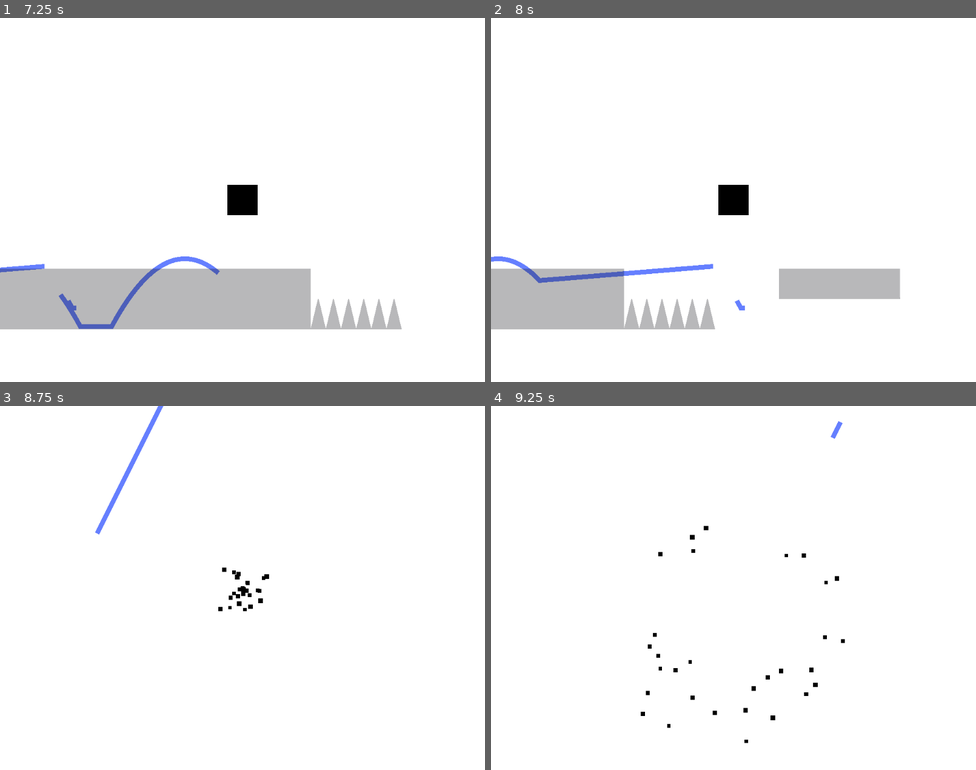
Above: before the commit, frames 1-4 (two rows, left to right).
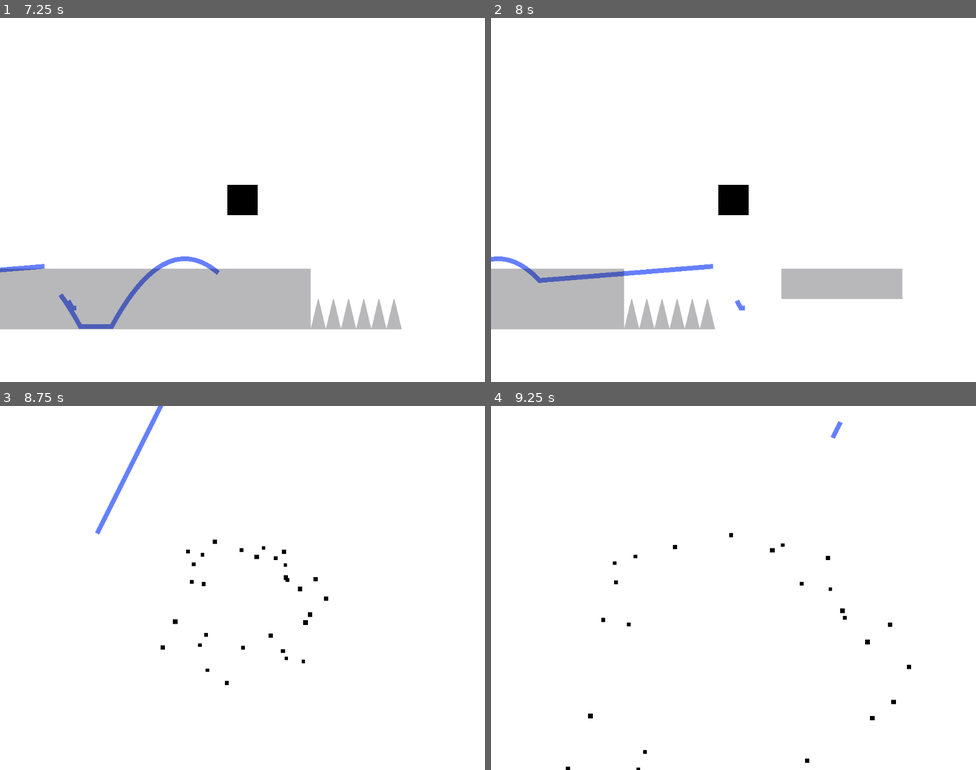
Above: after the commit, the same moments.

Repository: igaryhe/LD45
Game: Godot game, scene res://World.tscn
Same seed, same stepped clock (60 frames per second), same inputs: the game is played once before the commit and once after it. Sound files missing from this copy of the repository are replaced by a short silence.
Inputs (mouse positions are in pixels of both pictures, inside the frame that each line leads up to):
- Up to frame 1 (7.25 s): tap Enter at 0.5 s; move the mouse to (218, 272) at 0.52 s; press the mouse at (218, 272) at 0.53 s; hold Right (ui_right) 0.53-2.03 s; tap Space (jump) at 0.77, 1.52, 3.02, 3.77, 4.52, 6.02, 6.77 s; move the mouse to (388, 254) at 1.27 s; release the mouse at (388, 254) at 1.28 s; click (388, 254) at 1.35 s; move the mouse to (97, 145) at 2.02 s; press the mouse at (97, 145) at 2.03 s; hold Left (ui_left) 2.03-4.28 s; move the mouse to (266, 200) at 2.77 s; release the mouse at (266, 200) at 2.78 s; click (266, 200) at 2.85 s; move the mouse to (169, 109) at 3.52 s; press the mouse at (169, 109) at 3.53 s; move the mouse to (349, 181) at 4.27 s; release the mouse at (349, 181) at 4.28 s; hold Right (ui_right) from 4.28 s (still down); click (349, 181) at 4.35 s; move the mouse to (145, 218) at 5.02 s; press the mouse at (145, 218) at 5.03 s; move the mouse to (291, 119) at 5.77 s; release the mouse at (291, 119) at 5.78 s; click (291, 119) at 5.85 s; move the mouse to (218, 272) at 6.52 s; press the mouse at (218, 272) at 6.53 s
- Up to frame 2 (8 s): keep holding Right (ui_right); move the mouse to (879, 254) at 7.27 s; release the mouse at (879, 254) at 7.28 s; click (879, 254) at 7.35 s; tap Space (jump) at 7.52 s
- Up to frame 3 (8.75 s): move the mouse to (97, 533) at 8.02 s; release Right (ui_right) at 8.03 s; press the mouse at (97, 533) at 8.03 s; hold Left (ui_left) from 8.03 s (still down)
- Up to frame 4 (9.25 s): keep holding Left (ui_left); move the mouse to (757, 588) at 8.77 s; release the mouse at (757, 588) at 8.78 s; click (757, 588) at 8.85 s; tap Space (jump) at 9.02 s

Frame 1 is identical in both runs. In frame 2, less than 0.1% of the frame differs, in the area x 59-85%, y 68-78%; in frame 3, 0.6%; in frame 4, 0.6%, in the area x 15-87%, y 32-100%.

Commit message:
WTF

Diff:
--- a/MovingPlatform.tscn
+++ b/MovingPlatform.tscn
@@ -10,6 +10,7 @@
 script = ExtResource( 1 )
 
 [node name="Platform" type="KinematicBody2D" parent="."]
+motion/sync_to_physics = true
 __meta__ = {
 "_edit_group_": true
 }
--- a/World.tscn
+++ b/World.tscn
@@ -1,32 +1,28 @@
 [gd_scene load_steps=5 format=2]
 
 [ext_resource path="res://Trail.tscn" type="PackedScene" id=1]
-[ext_resource path="res://tileset.tres" type="TileSet" id=2]
-[ext_resource path="res://MovingPlatform.tscn" type="PackedScene" id=3]
-[ext_resource path="res://Deadzone.tscn" type="PackedScene" id=4]
+[ext_resource path="res://MovingPlatform.tscn" type="PackedScene" id=2]
+[ext_resource path="res://Deadzone.tscn" type="PackedScene" id=3]
+[ext_resource path="res://tileset.tres" type="TileSet" id=4]
 
 [node name="World" type="Node2D"]
 
 [node name="Trail" parent="." instance=ExtResource( 1 )]
 
+[node name="MovingPlatform" parent="." instance=ExtResource( 2 )]
+position = Vector2( 1728, 544 )
+move_to = Vector2( 300, 0 )
+
+[node name="Spike" parent="." instance=ExtResource( 3 )]
+position = Vector2( 1440, 608 )
+scale = Vector2( 3, 1 )
+
 [node name="TileMap" type="TileMap" parent="."]
-tile_set = ExtResource( 2 )
+tile_set = ExtResource( 4 )
 format = 1
 tile_data = PoolIntArray( 458760, 0, 0, 589821, 1, 0, 589822, 1, 0, 589823, 1, 0, 524288, 1, 0, 524289, 1, 0, 524290, 1 …(593 unchanged characters)…
 
-[node name="MovingPlatform" parent="." instance=ExtResource( 3 )]
-position = Vector2( 1728, 544 )
-move_to = Vector2( 300, 0 )
-
 [node name="Spikes" type="TileMap" parent="."]
-tile_set = ExtResource( 2 )
+tile_set = ExtResource( 4 )
 format = 1
 tile_data = PoolIntArray( 589845, 2, 0, 589846, 2, 0, 589847, 2, 0 )
-
-[node name="Deadzone" parent="." instance=ExtResource( 4 )]
-position = Vector2( 2272, 928 )
-scale = Vector2( 100, 1 )
-
-[node name="Spike" parent="." instance=ExtResource( 4 )]
-position = Vector2( 1440, 608 )
-scale = Vector2( 3, 1 )
